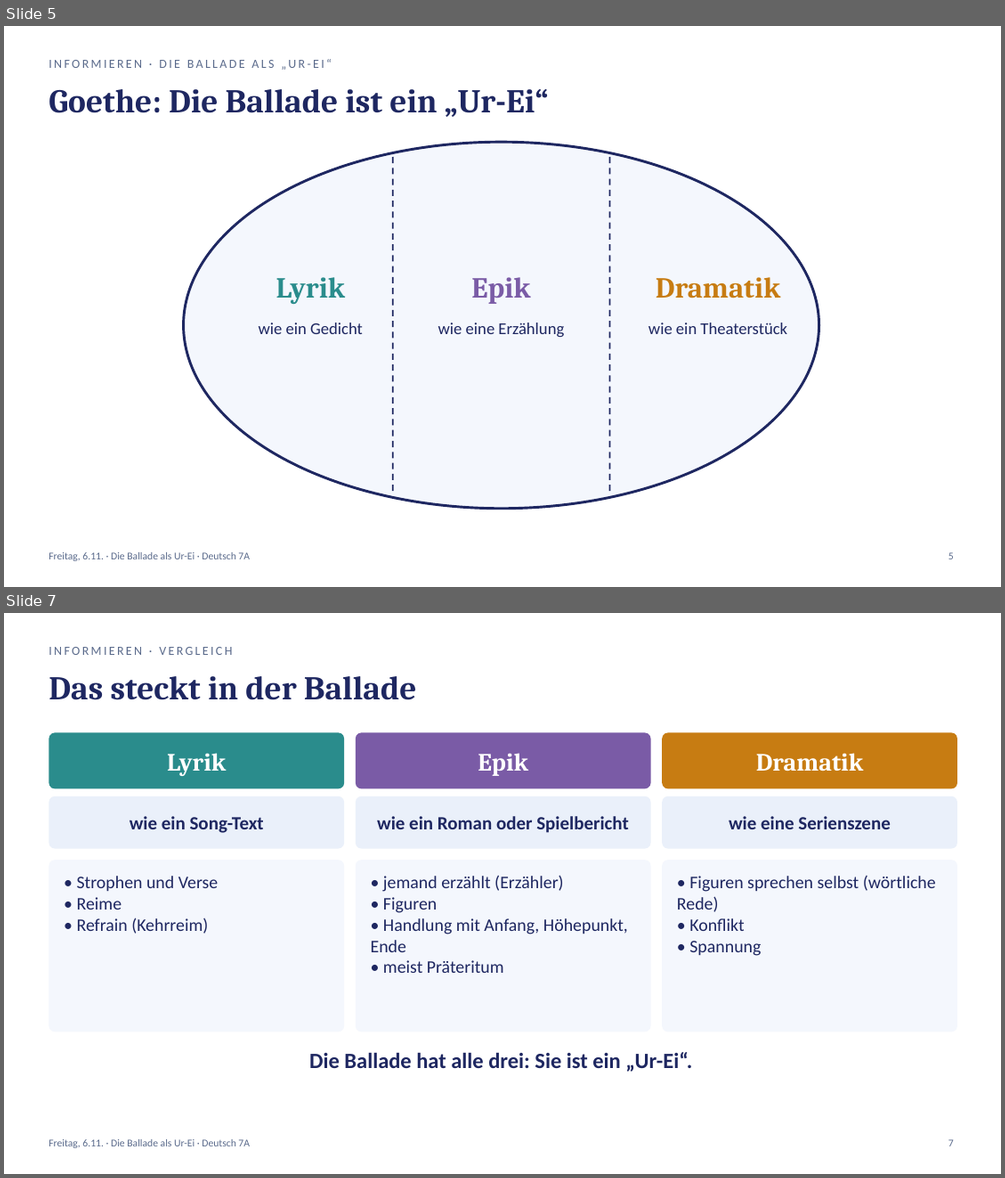
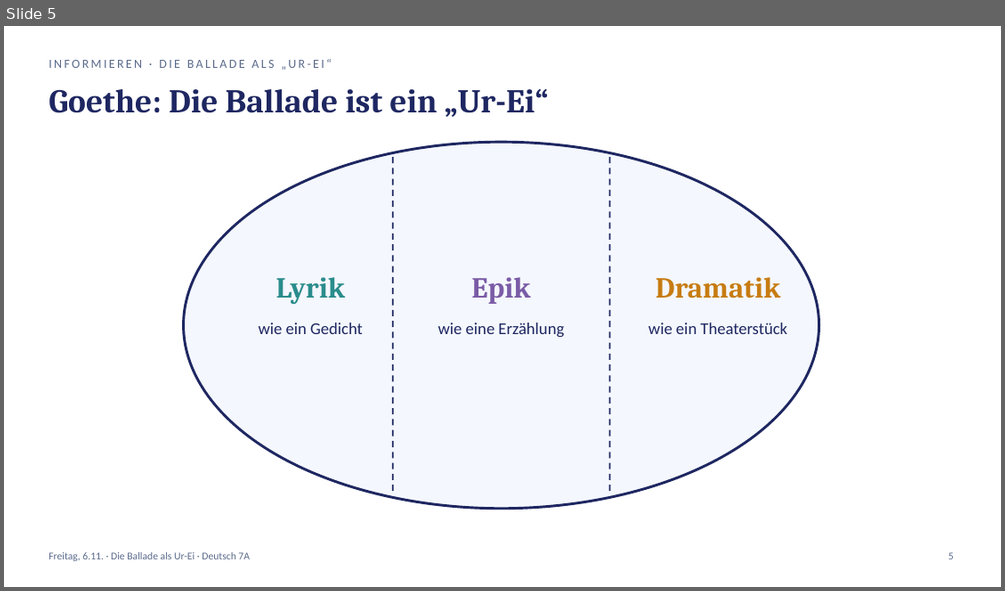
Before and after one commit to golzkonstantin-gif/Schule, a slide deck: Deutsch_7A/Balladen/Woche2/Freitag_06-11_Deutsch_7A.pptx. Shown one above the other, each under a label of ours: slides 5 and 7 before the commit, slide 5 after it; the slides between them are not shown. The pictures are 1005x1178 and 1005x591 pixels, drawn with LibreOffice and Linux fonts; fonts in the diff are those of the drawing. Boxes give left, top, right and bottom in pixels: in the first picture for what was removed or moved away, otherwise in the second. Text is boxed around its words. In the diff, an @@ line names an element or a change of style, - is before the commit and + after.

```diff
--- a/Deutsch_7A/Balladen/Woche2/Freitag_06-11_Deutsch_7A.pptx
+++ b/Deutsch_7A/Balladen/Woche2/Freitag_06-11_Deutsch_7A.pptx
@@ slide 7 removed at (x1=4, y1=613, x2=1001, y2=1174), background #FFFFFF @@
@@ text removed at (x1=48, y1=647, x2=232, y2=655) @@
-INFORMIEREN · VERGLEICH
@@ text removed at (x1=48, y1=676, x2=417, y2=700) @@
-Das steckt in der Ballade
@@ rounded rectangle removed at (x1=48, y1=732, x2=344, y2=788) @@
@@ rounded rectangle removed at (x1=356, y1=732, x2=651, y2=788) @@
@@ rounded rectangle removed at (x1=662, y1=732, x2=957, y2=788) @@
@@ text removed at (x1=167, y1=753, x2=226, y2=776) @@
-Lyrik
@@ text removed at (x1=477, y1=753, x2=528, y2=776) @@
-Epik
@@ text removed at (x1=756, y1=753, x2=863, y2=771) @@
-Dramatik
@@ rounded rectangle removed at (x1=48, y1=796, x2=344, y2=849) @@
@@ rounded rectangle removed at (x1=356, y1=796, x2=651, y2=849) @@
@@ rounded rectangle removed at (x1=662, y1=796, x2=957, y2=849) @@
@@ text removed at (x1=129, y1=816, x2=264, y2=833) @@
-wie ein Song-Text
@@ text removed at (x1=377, y1=816, x2=629, y2=833) @@
-wie ein Roman oder Spielbericht
@@ text removed at (x1=728, y1=816, x2=890, y2=829) @@
-wie eine Serienszene
@@ rounded rectangle removed at (x1=48, y1=860, x2=344, y2=1032) @@
@@ text removed at (x1=77, y1=876, x2=218, y2=933) @@
-• Strophen und Verse
-• Reime
-• Refrain (Kehrreim)
@@ rounded rectangle removed at (x1=356, y1=860, x2=651, y2=1032) @@
@@ text removed at (x1=371, y1=875, x2=628, y2=973) @@
-• jemand erzählt (Erzähler)
-• Figuren
-• Handlung mit Anfang, Höhepunkt, Ende
-• meist Präteritum
@@ rounded rectangle removed at (x1=662, y1=860, x2=957, y2=1032) @@
@@ text removed at (x1=677, y1=876, x2=936, y2=956) @@
-• Figuren sprechen selbst (wörtliche Rede)
-• Konflikt
-• Spannung
@@ text removed at (x1=309, y1=1052, x2=692, y2=1071) @@
-Die Ballade hat alle drei: Sie ist ein „Ur-Ei“.
@@ text removed at (x1=48, y1=1139, x2=250, y2=1148) @@
-Freitag, 6.11. · Die Ballade als Ur-Ei · Deutsch 7A
@@ text removed at (x1=948, y1=1139, x2=954, y2=1146) @@
-7
```
Also in this commit, not shown: 6 slides changed, 3 slides added, 1 other slide removed, 19 other files.
